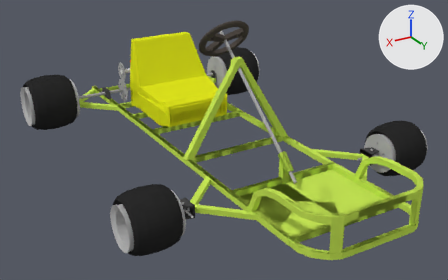
An edit to the Blender file goKart/solidWorksGoKartNoBonesDirection.blend, drawn before and after from the same camera.
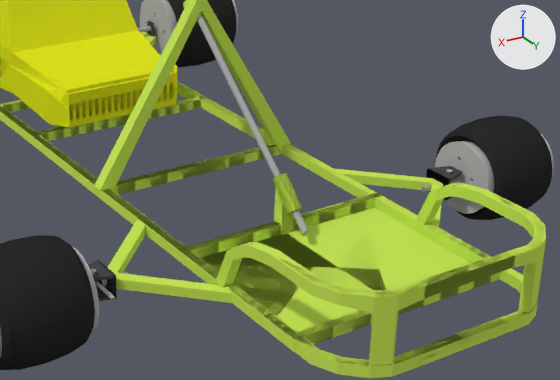
Old and new are each drawn whole from a 50 mm lens placed at (2.53, 6.23, 1.99), pointed at (0.22, 2.37, 0.06) and again close up on the part from 30% to 96% of the width and 21% to 93% of the height. The axes (+X, +Y, +Z) are drawn at upper right. The lights are the same throughout.

Before the edit, the objects in view are built like this:
```python
me_cube_002 = bpy.data.meshes.new('Cube.002')
me_cube_002.from_pydata(...)  # 288 vertices, 68 faces; spans x -21.1..1.0, y -1.0..1.0, z -1.0..1.0
me_cube_002.materials.append(mat_shacklebraketgray)  # dark grey #4a4a4a
me_cube_003 = bpy.data.meshes.new('Cube.003')
me_cube_003.from_pydata(...)  # 2738 vertices, 987 faces; spans x -3.0..3.0, y -6.0..12.0, z -5.0..154.0
me_cube_003.materials.append(mat_greenframe)  # green #c7e756
me_torus = bpy.data.meshes.new('Torus')
me_torus.from_pydata(...)  # a torus around z (ring radius 1.0, tube radius 0.25) spanning x -1.25..1.25, y -1.25..1.25, z -0.25..0.25
me_torus.materials.append(mat_blacktire)  # black #2a2a2a
ob_directionshaklebracket_001 = bpy.data.objects.new('directionShakleBracket.001', me_cube_002)
ob_directionshaklebracket_001.location = (0.908, 3.095, 0.006)
ob_directionshaklebracket_001.rotation_euler = (0.0, 3.149, 0.0)  # degrees (0, 180, 0)
ob_directionshaklebracket_001.scale = (0.00469, 0.0619, 0.0456)
ob_frame = bpy.data.objects.new('Frame', me_cube_003)
ob_frame.location = (0.151, 1.614, 0.01)
ob_frame.scale = (0.297, 0.195, 0.00478)
ob_reartire01 = bpy.data.objects.new('rearTire01', me_torus)
ob_reartire01.parent = ob_rearleftwheel
ob_reartire01.matrix_parent_inverse = Matrix(((0.0, 0.0, -5.662, 0.377), (0.0, 5.662, 0.0, -4.611), (4.57, 0.0, 0.0, 3.814), (0.0, 0.0, 0.0, 1.0)))
ob_reartire01.location = (-0.838, 0.814, 0.056)
ob_reartire01.rotation_euler = (-1.571, 0.143, -1.571)  # degrees (-90, 8.2, -90)
ob_reartire01.scale = (0.197, 0.197, 0.765)
# also in view: 'rearTire01.002' at (1.21, 3.11, 0.02); 'BoxTube' at (0.13, 2.74, 0.46); 'Seat' at (0.14, 1.46, 0.33); 'rearLeftWheel' at (-0.83, 0.81, 0.07); 'frontLeftWheel.001' at (-0.91, 3.11, 0.01)
```
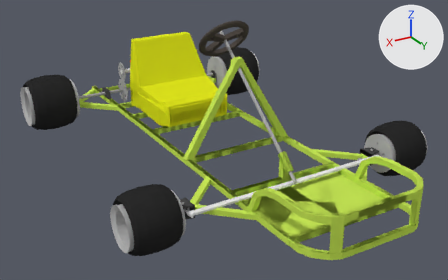
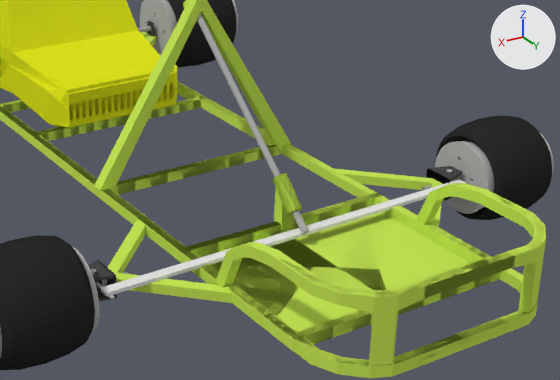
Boxes (x1, y1, x2, y2) around the edits, measured in the close-ups (560 x 380 px):
'directionBar', added
    after: (101, 180, 466, 296)

The change, as a diff of the scene's bpy script:
```diff
--- a/goKart/solidWorksGoKartNoBonesDirection.blend.py
+++ b/goKart/solidWorksGoKartNoBonesDirection.blend.py
@@ me_cube_006 @@
+me_cube_006.from_pydata(...)  # a box spanning x -1.0..1.0, y -1.0..1.0, z -1.0..1.0
@@ ob_directionbar @@
+ob_directionbar = bpy.data.objects.new('directionBar', me_cube_006)
+ob_directionbar.location = (0.155, 3.19, 0.03)
+ob_directionbar.rotation_euler = (-3.142, -0.000909, 0.019)  # degrees (-180, -0.1, 1.1)
+ob_directionbar.scale = (0.822, 0.0208, 0.00682)
```
